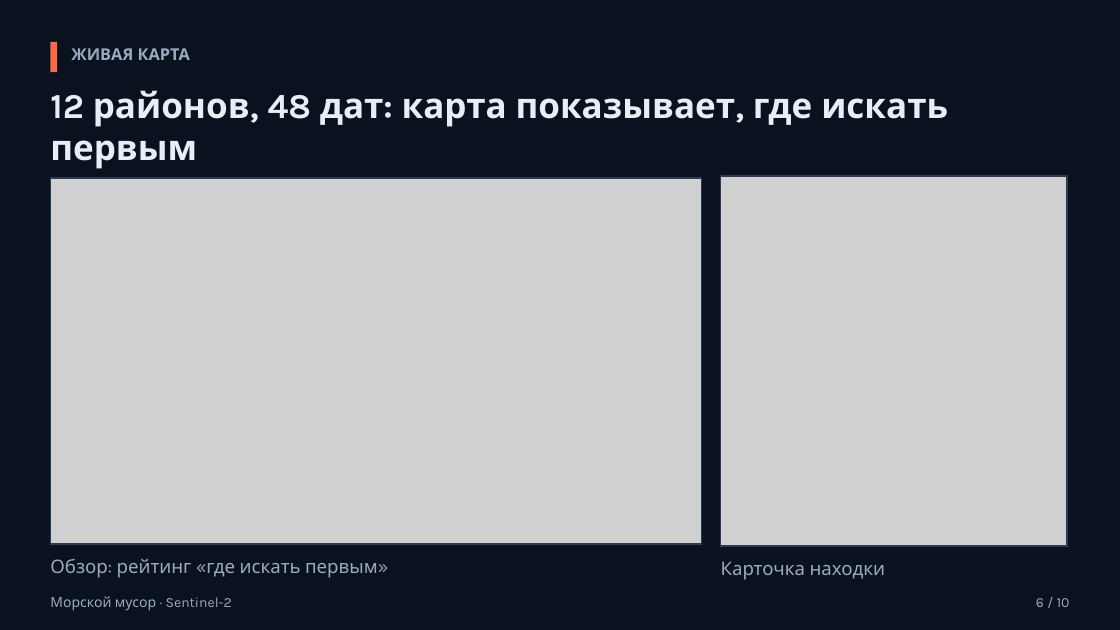
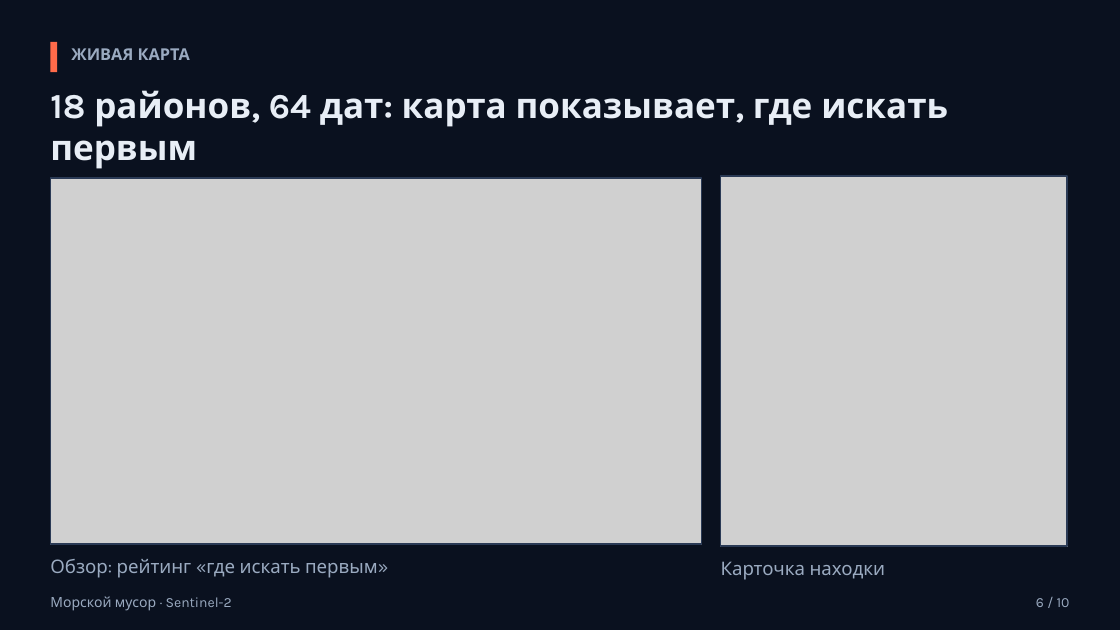
Before and after one commit to azama2t/final-cosmohack, a slide deck: slide 6 of reports/deck.pptx. Drawn at 1120x630 pixels with LibreOffice and Linux fonts; fonts in the diff are those of the drawing; grey boxes stand for pictures. Boxes give left, top, right and bottom in pixels: in the first picture for what was removed or moved away, otherwise in the second. Text is boxed around its words. In the diff, an @@ line names an element or a change of style, - is before the commit and + after.

```diff
--- a/reports/deck.pptx
+++ b/reports/deck.pptx
@@ text at [50,90,948,169]: text changed @@
-12 районов, 48 дат: карта показывает, где искать первым
+18 районов, 64 дат: карта показывает, где искать первым
```
Also in this commit, not shown: 4 other slides changed, 7 other files.
